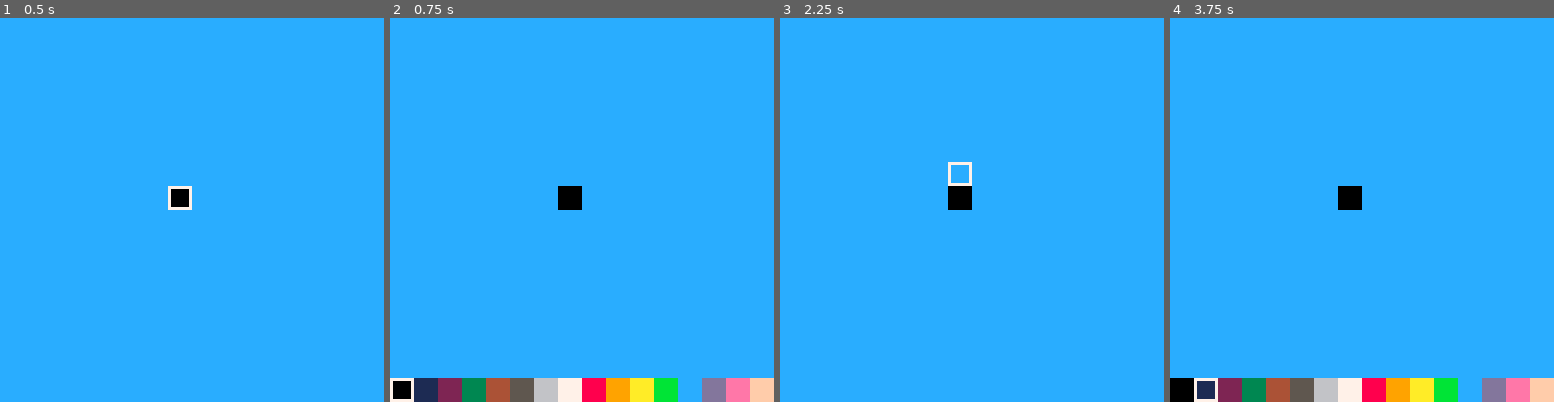
Above: before the commit, frames 1-4 (left to right).
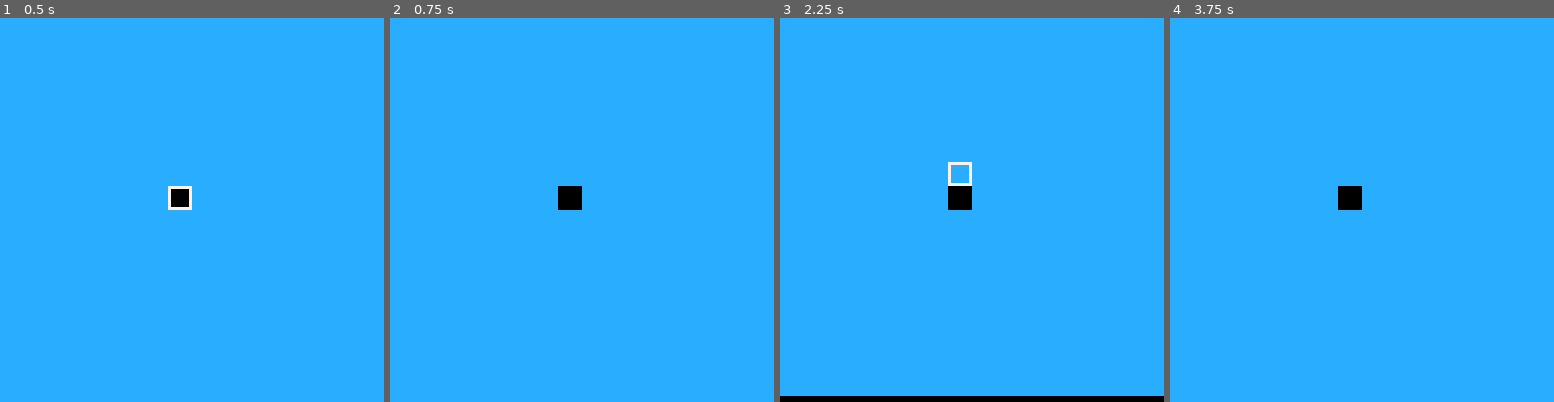
Above: after the commit, the same moments.

Repository: evs-dev/SharePaint
Game: PICO-8 cartridge sharepaint.p8
Two runs of this game, one before a commit and one after it. Both use one fixed random seed, a clock stepped at 60 frames per second and the inputs below.
Inputs:
- Up to frame 1 (0.5 s): tap X (X key) at 0.33 s
- Up to frame 2 (0.75 s): tap O (Z key) at 0.7 s
- Up to frame 3 (2.25 s): tap X (X key) at 1.07, 1.85 s; hold Right 1.6-2.1 s; tap O (Z key) at 1.7, 2.1 s; hold Up from 2.15 s (still down)
- Up to frame 4 (3.75 s): release Up at 2.42 s; hold Right 2.47-3.03 s; tap O (Z key) every 0.4 s from 2.5 to 3.7 s; tap X (X key) at 2.97 s; hold Left 3.08-3.58 s; hold Down from 3.63 s (still down)

Frame 1 is identical in both runs. In frame 2, 5.9% of the frame differs, in the area x 0-100%, y 93-100%; in frame 3, 1.6%; in frame 4, 5.9%.

Commit message:
Add slide animation to bottom bar

Diff:
--- a/sharepaint.p8
+++ b/sharepaint.p8
@@ -12,6 +12,7 @@
  sy=7
  cx=0
  tx=0
+ bottom_y=128
  mode=0
  outline=mget(16,0)==0 and 120 or 0
 end
@@ -38,12 +39,15 @@
   else
    outline+=1
   end
+  if(bottom_y<128)bottom_y+=2
  elseif mode==1 then
+  if(bottom_y>120)bottom_y-=2
   if(btnp(⬅️))cx-=1
   if(btnp(➡️))cx+=1
   if(cx<0)cx=15
   if(cx>15)cx=0
  elseif mode==2 then
+  if(bottom_y>120)bottom_y-=2
   if(btnp(⬅️))tx-=1
   if(btnp(➡️))tx+=1
   if(tx<0)tx=1
@@ -63,19 +67,22 @@
  palt()
  if mode==0 then
   if(outline<120)drw_slct(sx,sy)
- else
+ end
+ if bottom_y<128 then
   palt(0,false)
   for i=0,15 do
-   spr(i+32+16*(mode-1),i*8,120)
+   spr(i+32+16*(mode-1),i*8,bottom_y)
   end
   palt(0,true)
-  local x=cx
-  local sc
-  if mode==2 then
-   x=tx
-   sc=8
-  end
-  drw_slct(x,15,sc)
+  if mode>0 then
+   local x=cx
+   local sc
+   if mode==2 then
+    x=tx
+    sc=8
+   end
+   if(bottom_y==120)drw_slct(x,15,sc)
+  end
  end
 end
 
